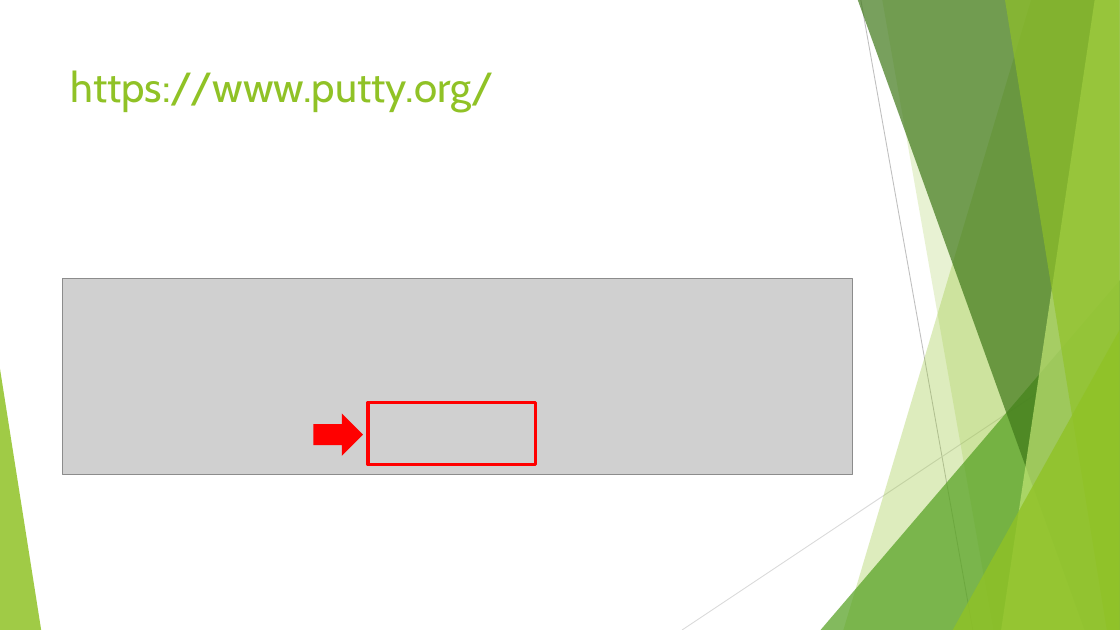
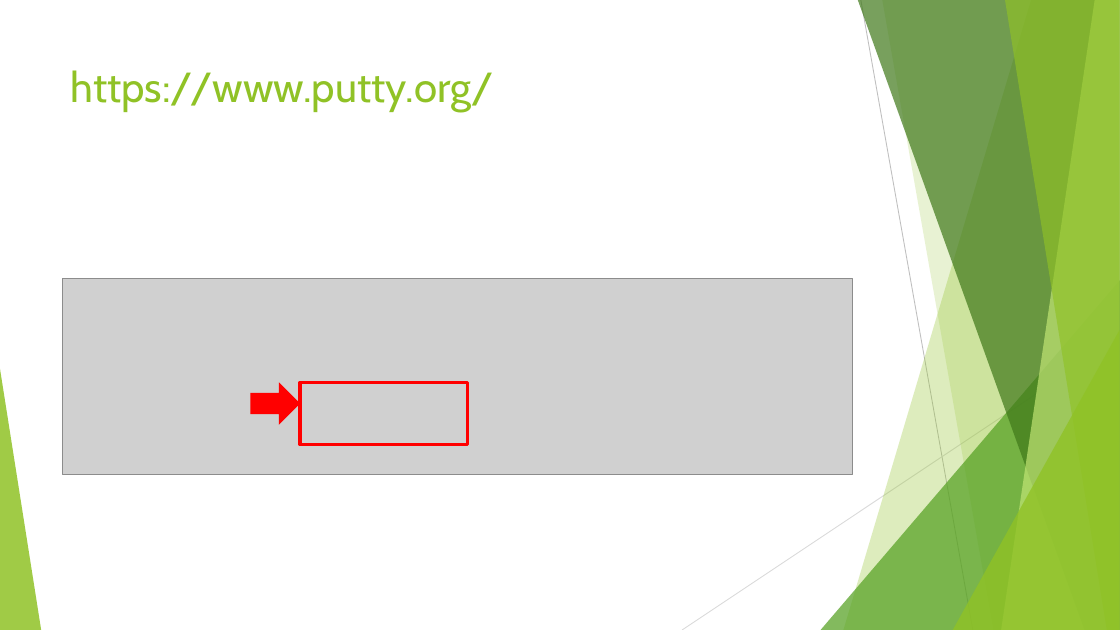
Before and after one commit to a909h333/Security2022, a slide deck: slide 24 of A090H333_資訊安全與素養_期中考報告.pptx (slide 16 before the commit). Drawn at 1120x630 pixels with LibreOffice and Linux fonts; fonts in the diff are those of the drawing; grey boxes stand for pictures. Boxes give left, top, right and bottom in pixels: in the first picture for what was removed or moved away, otherwise in the second. Text is boxed around its words. In the diff, an @@ line names an element or a change of style, - is before the commit and + after.

```diff
--- a/A090H333_資訊安全與素養_期中考報告.pptx
+++ b/A090H333_資訊安全與素養_期中考報告.pptx
@@ right arrow: place and size @@
-right arrow at <box>313,413,363,455</box>
+right arrow at <box>250,382,300,424</box>
@@ rectangle: place and size @@
-rectangle at <box>368,402,535,465</box>
+rectangle at <box>300,382,467,444</box>
```
Also in this commit, not shown: 9 other slides changed, 8 slides added.
